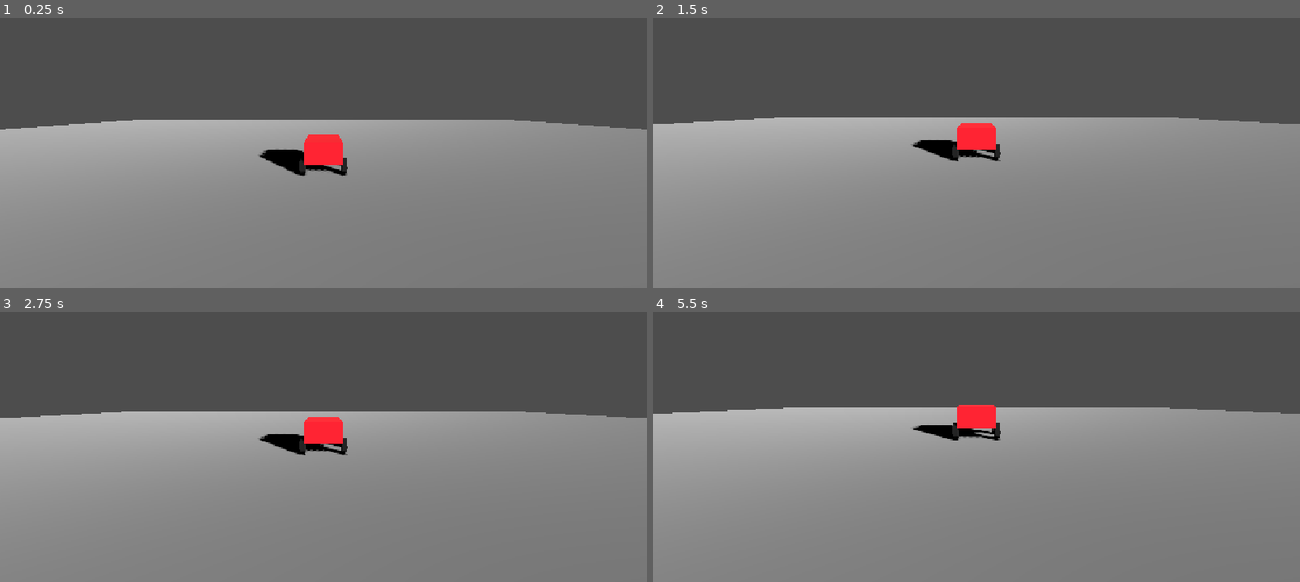
Above: before the commit, frames 1-4 (two rows, left to right).
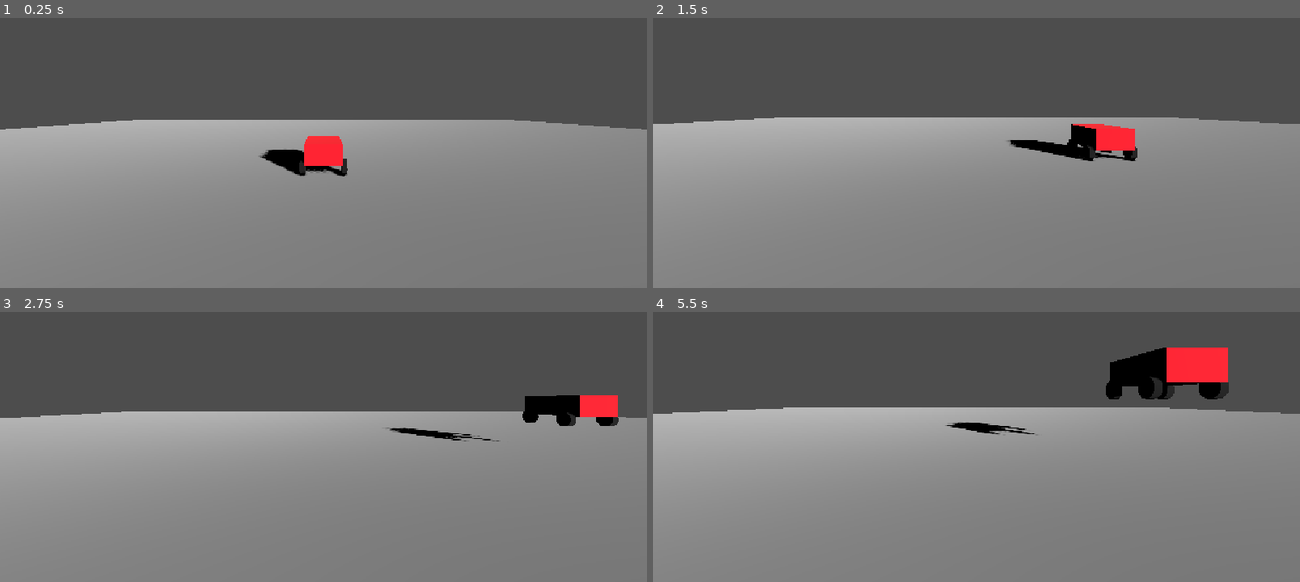
Above: after the commit, the same moments.

Repository: kjiomy/Progetto_SR
Game: Godot game, scene res://scenes/world.tscn
The game is run twice, just before and just after one commit, with the same random seed, the same clock (stepped at 60 frames per second) and the same inputs. Before the commit the project has no main scene; this scene is started directly in both runs.
Inputs (mouse positions are in pixels of both pictures, inside the frame that each line leads up to):
- Up to frame 1 (0.25 s): no input
- Up to frame 2 (1.5 s): tap Enter (ui_accept) at 0.5, 0.77 s; move the mouse to (1118, 88) at 0.52 s; hold Right (ui_right) 0.53-1.25 s; tap Q at 0.6 s; click (1118, 88) at 0.67 s; drag from (847, 123) to (944, 180) at 1.27 s
- Up to frame 3 (2.75 s): tap Enter (ui_accept) at 2 s; move the mouse to (388, 320) at 2.02 s; hold Right (ui_right) from 2.03 s (still down); tap Shift at 2.1 s
- Up to frame 4 (5.5 s): release Right (ui_right) at 2.75 s; drag from (944, 474) to (782, 344) at 2.77 s; tap Enter (ui_accept) at 3.5, 3.77, 5 s; move the mouse to (1170, 455) at 3.52 s; hold Left (ui_left) 3.53-4.25 s; tap Q at 3.6 s; drag from (782, 344) to (outside the picture) at 4.27 s; move the mouse to (1008, 401) at 5.02 s; hold Down (ui_down) from 5.03 s (still down); tap Shift at 5.1 s; click (1008, 401) at 5.17 s

The runs differ from the first frame. In frame 1, 0.1% of the frame differs, in the area x 39-54%, y 43-59%; in frame 2, 2.7%; in frame 3, 2.8%; in frame 4, 4.0%, in the area x 40-89%, y 13-48%.
Error before the commit: Parse Error: Identifier "DDS" not declared in the current scope. (res://scripts/robot_demo.gd:7)
Error after the commit: Invalid call. Nonexistent function 'subscribe' in base 'Nil'. (res://scripts/robot_demo.gd:7)

Commit message:
godot: add DDS class

Diff:
--- a/project.godot
+++ b/project.godot
@@ -11,9 +11,13 @@
 [application]
 
 config/name="Progetto_SR"
-run/main_scene="res://world.tscn"
+run/main_scene="res://scenes/world.tscn"
 config/features=PackedStringArray("4.7", "Forward Plus")
 config/icon="res://icon.svg"
+
+[autoload]
+
+DDS="*uid://bmsy7lbl674wj"
 
 [display]
 
--- /dev/null
+++ b/scripts/DDS/dds.gd
@@ -0,0 +1,208 @@
+extends Node2D
+
+const COMMAND_KEEP_ALIVE = 0x80
+const COMMAND_SUBSCRIBE = 0x81
+const COMMAND_PUBLISH = 0x82
+
+const TIME_TO_LIVE = 2   # 2 seconds
+
+var server_port = 4444
+var udp_server : UDPServer
+
+var udp_peers = []
+
+
+var subscribers : Dictionary
+var variables : Dictionary
+var subscribed_vars : Dictionary
+
+const DDS_TYPE_UNKNOWN = 0
+const DDS_TYPE_INT = 1
+const DDS_TYPE_FLOAT = 2
+
+class DDSVariable:
+	var name : String
+	var type : int
+	var value
+	var peers
+	var packet : PackedByteArray
+	var value_offset : int
+
+	func init(n : String):
+		self.peers = []
+		self.name = n
+		self.type = DDS_TYPE_UNKNOWN
+		self.value = 0
+		self.value_offset = 0
+
+	func add_peer(p : PacketPeerUDP):
+		self.peers.append(p)
+
+	func set_value(t : int, value):
+		if t != self.type:
+			self.type = t
+			self.prepare_packet()
+		match self.type:
+			DDS_TYPE_UNKNOWN:
+				pass
+			DDS_TYPE_INT:
+				self.packet.encode_s32(self.value_offset, int(value))
+			DDS_TYPE_FLOAT:
+				self.packet.encode_float(self.value_offset, float(value))
+
+	func prepare_packet():
+		self.packet = PackedByteArray()
+		self.packet.resize(len(self.name) + 3 + 4)
+		self.packet.encode_u8(0, COMMAND_PUBLISH)
+		self.packet.encode_u8(1, self.type)
+		self.packet.encode_u8(2, len(self.name))
+		var i = 3
+		for c in self.name.to_ascii_buffer():
+			self.packet.encode_u8(i, c)
+			i += 1
+		self.value_offset = i
+
+	func publish():
+		for p : PacketPeerUDP in self.peers:
+			#print(self.name, self.packet)
+			p.put_packet(self.packet)
+
+
+class SubscribedVarCollection:
+	var var_list : Dictionary
+	var ttl : float
+	var peer : PacketPeerUDP
+
+	func set_var_list(v : Dictionary):
+		self.var_list = v
+
+	func init(peer : PacketPeerUDP):
+		self.var_list = {}
+		self.ttl = 0
+		self.peer = peer
+
+	func process(delta : float):
+		self.ttl += delta
+		if self.ttl > TIME_TO_LIVE:
+			return true
+		else:
+			return false
+
+	func keep_alive():
+		self.ttl = 0
+
+# Called when the node enters the scene tree for the first time.
+func _ready() -> void:
+	udp_server = UDPServer.new()
+	udp_server.listen(server_port)
+	subscribers = {}
+	variables = {}
+
+# Called every frame. 'delta' is the elapsed time since the previous frame.
+func _process(delta: float) -> void:
+	for k in subscribers.keys():
+		if subscribers[k].process(delta):
+			subscribers.erase(k)
+	udp_server.poll()
+	if udp_server.is_connection_available():
+		var peer : PacketPeerUDP = udp_server.take_connection()
+		udp_peers.append(peer)
+
+	for peer in udp_peers:
+		if peer.get_available_packet_count() <= 0:
+			continue
+		var var_collection : SubscribedVarCollection
+		if subscribers.get(peer) == null:
+			var_collection = SubscribedVarCollection.new()
+			subscribers[peer] = var_collection
+		else:
+			var_collection = subscribers[peer]
+		var packet = peer.get_packet()
+		var command = packet.decode_u8(0)
+		#print(packet)
+		match command:
+			COMMAND_KEEP_ALIVE:
+				var_collection.keep_alive()
+			COMMAND_SUBSCRIBE:
+				subscribe_from_remote(peer, packet)
+			COMMAND_PUBLISH:
+				publish_from_remote(peer, packet)
+
+
+func subscribe_from_remote(peer : PacketPeerUDP, packet : PackedByteArray):
+	# subscribe packet format
+	# U8 : numbers of vars
+	# for each var : u8=string lenght + sequence of chars
+	var number_of_vars = packet.decode_u8(1)
+	var index = 2
+	var peer_var = {}
+	for i in range(number_of_vars):
+		var len = packet.decode_u8(index)
+		var subpacket = packet.slice(index + 1, index + len + 1)
+		#print(subpacket)
+		var name : String = subpacket.get_string_from_utf8()
+		var variable
+		if variables.get(name) == null:
+			variable = DDSVariable.new()
+			variable.init(name)
+			variables[name] = variable
+		else:
+			variable = variables[name]
+		variable.add_peer(peer)
+		peer_var[name] = variable
+		index += (len + 1)
+	subscribers[peer].set_var_list(peer_var)
+	#print(variables)
+
+func publish_from_remote(peer : PacketPeerUDP, packet : PackedByteArray):
+	# publish packet format
+	# u8=type
+	# u8=string lenght + sequence of chars
+	# 4 bytes var value
+	var typ = packet.decode_u8(1)
+	var len = packet.decode_u8(2)
+	var subpacket = packet.slice(3, len + 3)
+	var name : String = subpacket.get_string_from_utf8()
+	var value = 0.0
+	match typ:
+		DDS_TYPE_UNKNOWN:
+			pass
+		DDS_TYPE_INT:
+			value = packet.decode_s32(len + 3)
+		DDS_TYPE_FLOAT:
+			value = packet.decode_float(len + 3)
+	subscribed_vars[name] = value
+
+	var number_of_vars = packet.decode_u8(1)
+	var index = 2
+	var peer_var = {}
+	for i in range(number_of_vars):
+		var variable
+		if variables.get(name) == null:
+			variable = DDSVariable.new()
+			variable.init(name)
+			variables[name] = variable
+		else:
+			variable = variables[name]
+		variable.add_peer(peer)
+		peer_var[name] = variable
+		index += (len + 1)
+	subscribers[peer].set_var_list(peer_var)
+	#print(variables)
+
+
+func publish(name : String, type : int, value):
+	#print(name, variables)
+	if variables.get(name) == null:
+		#print("not found")
+		return
+	var item = variables[name]
+	#print(item)
+	item.set_value(type, value)
+	item.publish()
+
+func subscribe(name : String):
+	subscribed_vars[name] = null
+
+func read(name : String):
+	return subscribed_vars[name]
--- /dev/null
+++ b/scripts/DDS/dds.tscn
@@ -0,0 +1,6 @@
+[gd_scene format=3 uid="uid://d1f057ntbgp4c"]
+
+[ext_resource type="Script" uid="uid://bmsy7lbl674wj" path="res://scripts/DDS/dds.gd" id="1_k0853"]
+
+[node name="DDS" type="Node2D"]
+script = ExtResource("1_k0853")
